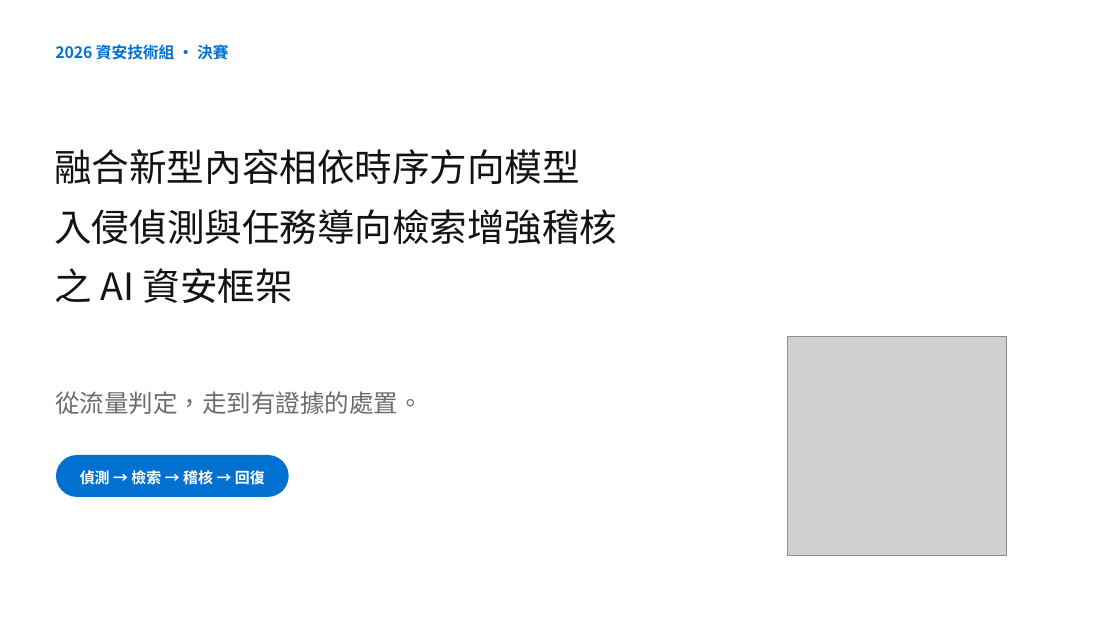
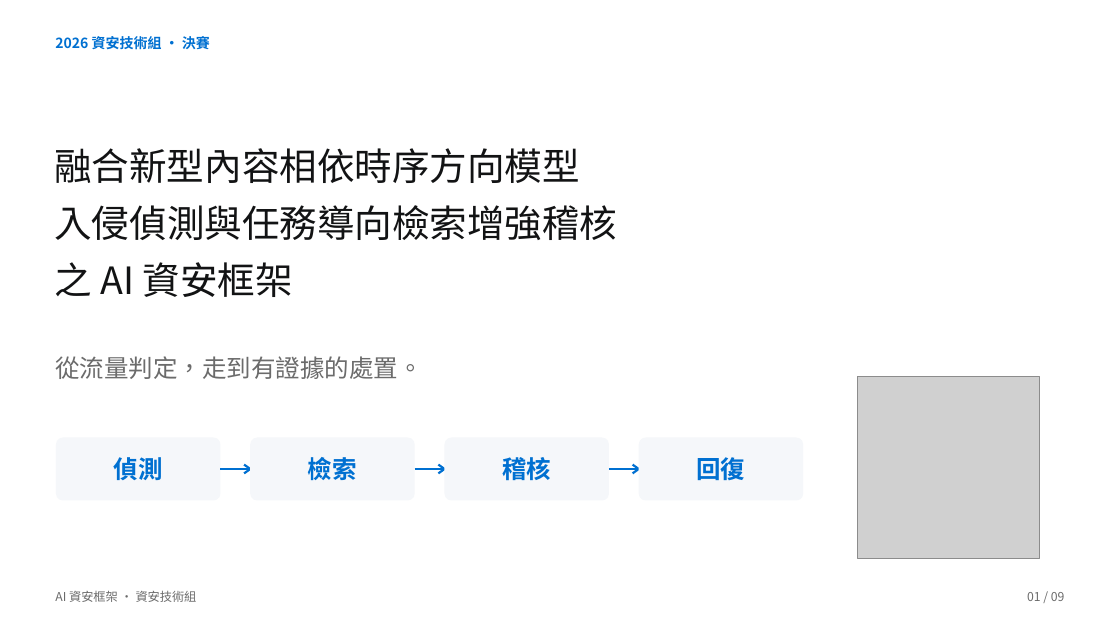
Before and after one commit to Lily09-project/innoserve-competition, a slide deck: slide 1 of deliverables/決賽簡報_AI資安框架.pptx. Drawn at 1120x630 pixels with LibreOffice and Linux fonts; fonts in the diff are those of the drawing; grey boxes stand for pictures. Boxes give left, top, right and bottom in pixels: in the first picture for what was removed or moved away, otherwise in the second. Text is boxed around its words. In the diff, an @@ line names an element or a change of style, - is before the commit and + after.

```diff
--- a/deliverables/決賽簡報_AI資安框架.pptx
+++ b/deliverables/決賽簡報_AI資安框架.pptx
@@ text "2026 資安技術組 · 決賽": place and size @@
-text "2026 資安技術組 · 決賽" at <box>55,44,228,60</box>
+text "2026 資安技術組 · 決賽" at <box>55,35,210,53</box>
@@ text "2026 資安技術組 · 決賽" at <box>55,35,210,53</box>: size 13.5 to 12 pt @@
@@ text "入侵偵測與任務導向檢索增強稽核": place and size @@
-text "入侵偵測與任務導向檢索增強稽核" at <box>55,209,618,244</box>
+text "入侵偵測與任務導向檢索增強稽核" at <box>55,205,618,240</box>
@@ text "之 AI 資安框架": place and size @@
-text "之 AI 資安框架" at <box>54,268,293,303</box>
+text "之 AI 資安框架" at <box>54,262,293,297</box>
@@ text "從流量判定，走到有證據的處置。": place and size @@
-text "從流量判定，走到有證據的處置。" at <box>55,391,423,414</box>
+text "從流量判定，走到有證據的處置。" at <box>55,356,423,379</box>
@@ picture: place and size @@
-picture at <box>788,337,1007,555</box>
+picture at <box>858,376,1040,559</box>
@@ rounded rectangle: place and size @@
-rounded rectangle at <box>56,455,289,497</box>
+rounded rectangle at <box>56,438,221,501</box>
@@ rounded rectangle at <box>56,438,221,501</box>: fill #0070D1 to #F5F7FA; proportions changed @@
@@ text removed at <box>80,469,265,489</box> @@
-偵測 → 檢索 → 稽核 → 回復
@@ group added at <box>114,438,803,501</box>: 6 freeform shapes, 4 texts, 3 rounded rectangles @@
+偵測
+檢索
+稽核
+回復
@@ text added at <box>55,591,197,602</box>, 10.5 pt, text #6B6B6B @@
+AI 資安框架 · 資安技術組
@@ text added at <box>1027,592,1065,601</box>, 10.5 pt, text #6B6B6B @@
+01 / 09
```
Also in this commit, not shown: 6 other slides changed, 2 slides added, 1 slide removed, 27 other files.
